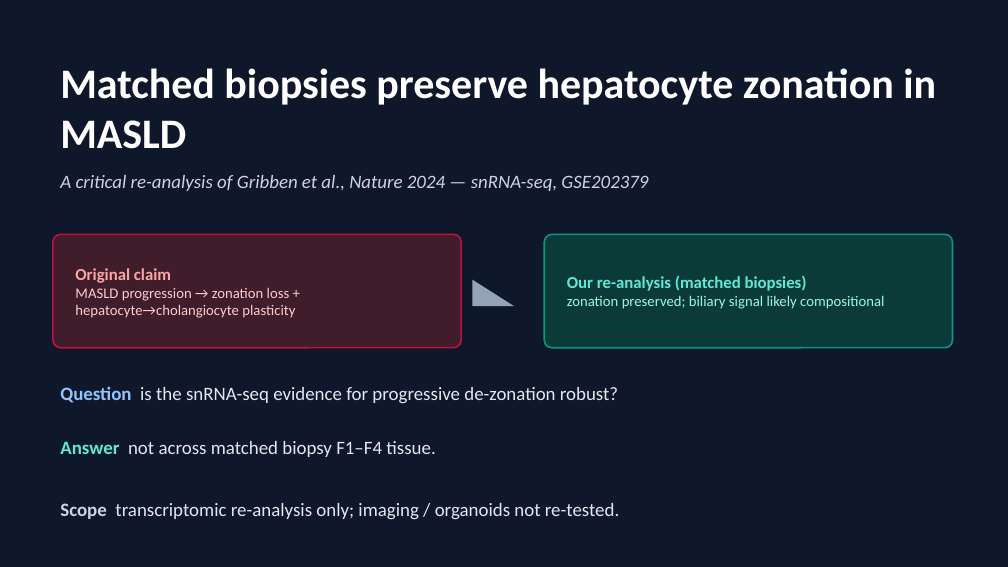
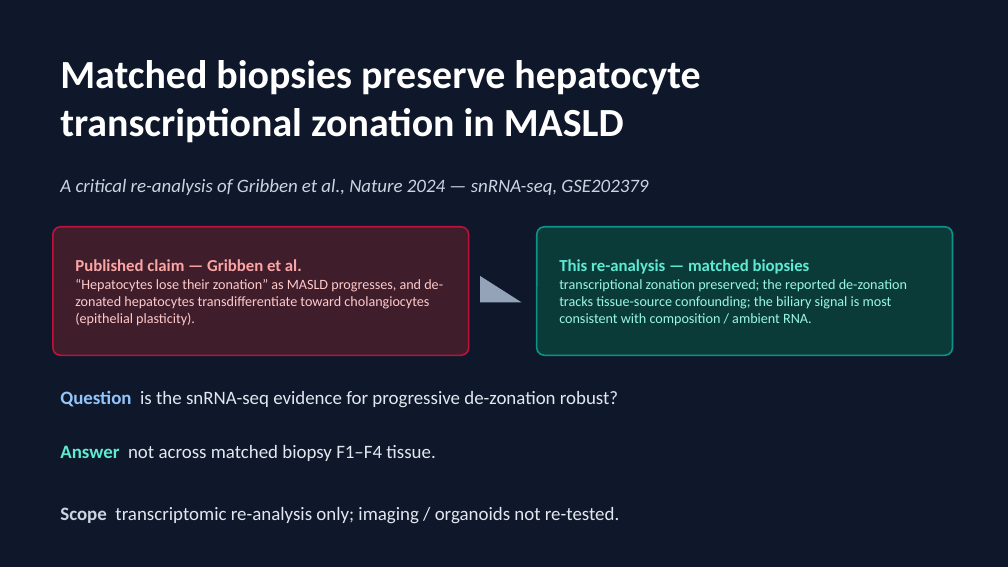
Before and after one commit to roeetekoah/liver-zonation, a slide deck: slide 1 of reports/deck/MASLD_zonation_reanalysis_8min.pptx. Drawn at 1008x567 pixels with LibreOffice and Linux fonts; fonts in the diff are those of the drawing. Boxes give left, top, right and bottom in pixels: in the first picture for what was removed or moved away, otherwise in the second. Text is boxed around its words. In the diff, an @@ line names an element or a change of style, - is before the commit and + after.

```diff
--- a/reports/deck/MASLD_zonation_reanalysis_8min.pptx
+++ b/reports/deck/MASLD_zonation_reanalysis_8min.pptx
@@ text at [60, 60, 700, 143]: text changed; size 40 to 38 pt @@
-Matched biopsies preserve hepatocyte zonation in MASLD
+Matched biopsies preserve hepatocyte transcriptional zonation in MASLD
@@ text "A critical re-analysis of Gribben ...": place and size @@
-text "A critical re-analysis of Gribben ..." at [60, 175, 648, 191]
+text "A critical re-analysis of Gribben ..." at [60, 179, 648, 195]
@@ rounded rectangle at [53, 227, 469, 355]: proportions changed @@
@@ rounded rectangle: place and size @@
-rounded rectangle at [53, 234, 461, 348]
+rounded rectangle at [53, 227, 469, 355]
@@ rounded rectangle: place and size @@
-rounded rectangle at [544, 234, 953, 348]
+rounded rectangle at [537, 227, 953, 355]
@@ rounded rectangle at [537, 227, 953, 355]: proportions changed @@
@@ text at [75, 259, 443, 326]: text changed; size 14 to 13.5 pt @@
-Original claim
-MASLD progression → zonation loss + hepatocyte→cholangiocyte plasticity
+Published claim — Gribben et al.
+“Hepatocytes lose their zonation” as MASLD progresses, and de-zonated hepatocytes transdifferentiate toward cholangiocytes (epithelial plasticity).
@@ text at [559, 259, 907, 326]: text changed; size 14 to 13.5 pt @@
-Our re-analysis (matched biopsies)
-zonation preserved; biliary signal likely compositional
+This re-analysis — matched biopsies
+transcriptional zonation preserved; the reported de-zonation tracks tissue-source confounding; the biliary signal is most consistent with composition / ambient RNA.
@@ right triangle: place and size @@
-right triangle at [473, 280, 514, 306]
+right triangle at [480, 276, 522, 302]
@@ text "Question is the snRNA-seq evidence ...": place and size @@
-text "Question is the snRNA-seq evidence ..." at [60, 387, 619, 520]
+text "Question is the snRNA-seq evidence ..." at [60, 391, 619, 524]
```
Also in this commit, not shown: 10 other slides changed, 2 slides added, 4 other files.
